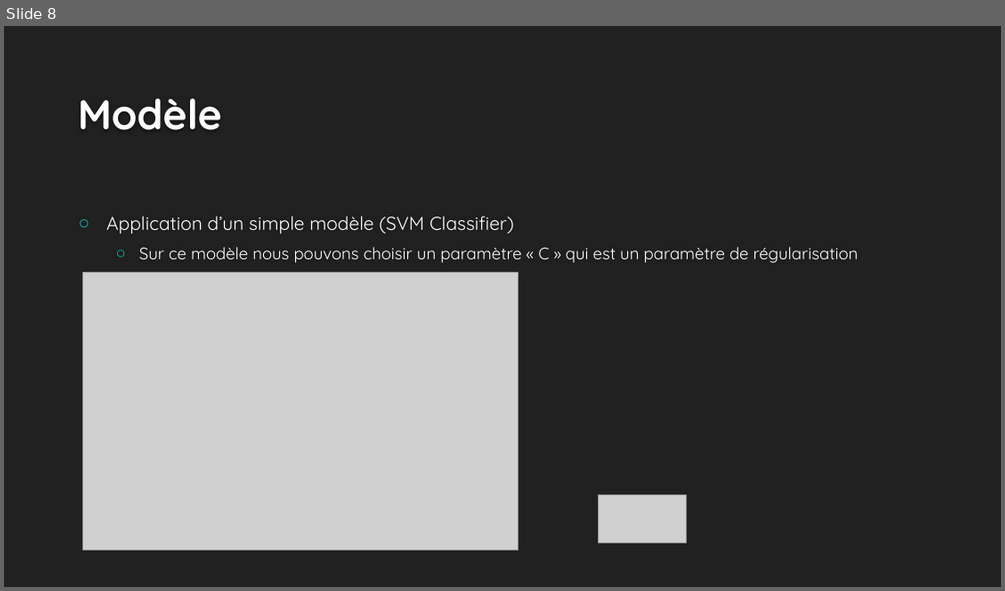
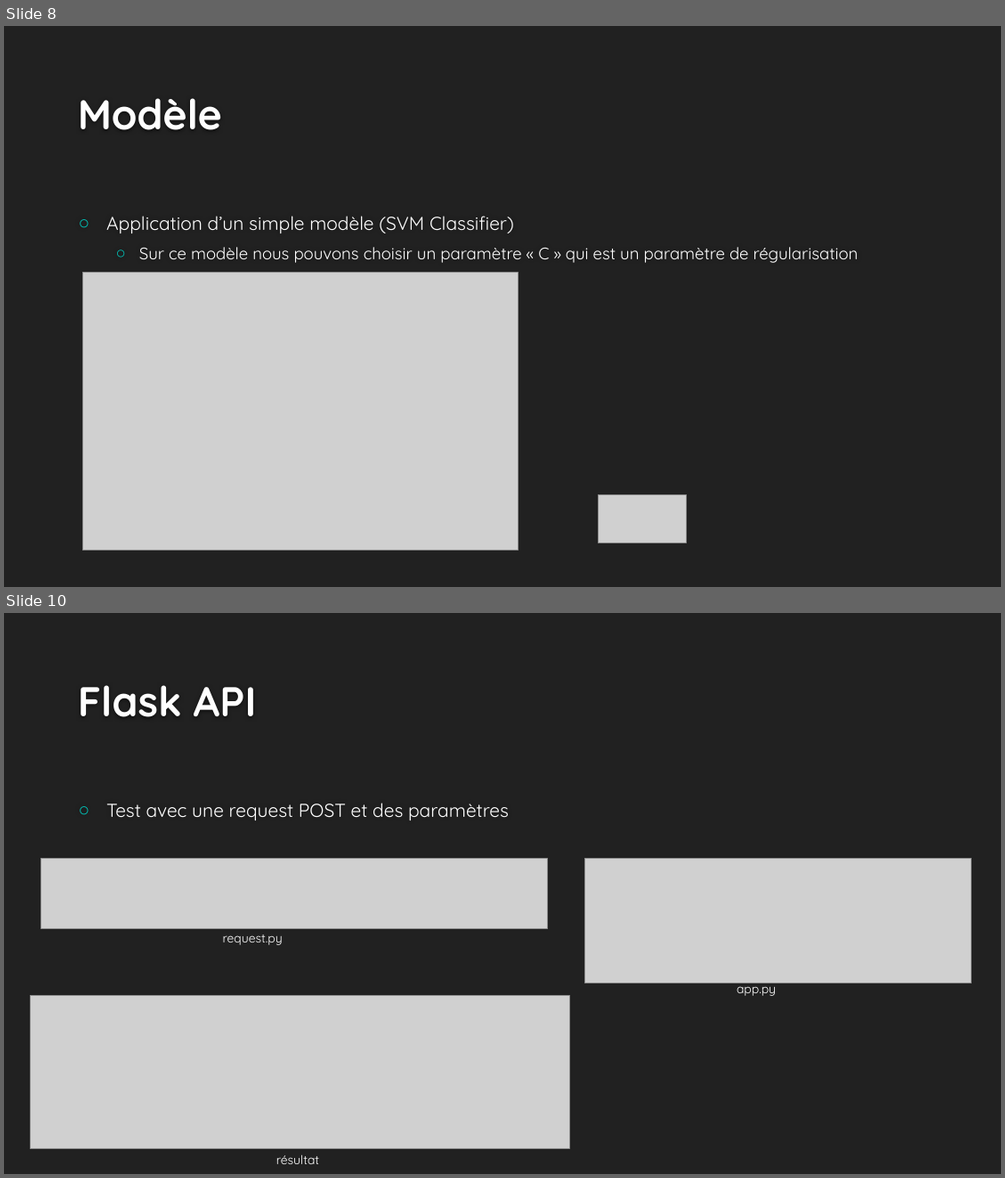
Before and after one commit to RaphaelHenin/ESILV_python_devoir2020, a slide deck: PowerPoint.pptm. Shown one above the other, each under a label of ours: slide 8 before the commit, slides 8 and 10 after it; the slides between them are not shown. The pictures are 1005x591 and 1005x1178 pixels, drawn with LibreOffice and Linux fonts; fonts in the diff are those of the drawing; grey boxes stand for pictures; background and template pictures are left out. Boxes give left, top, right and bottom in pixels: in the first picture for what was removed or moved away, otherwise in the second. Text is boxed around its words. In the diff, an @@ line names an element or a change of style, - is before the commit and + after.

```diff
--- a/PowerPoint.pptm
+++ b/PowerPoint.pptm
@@ slide 10 added at bbox=[4, 613, 1001, 1174], background #212121 @@
@@ title added at bbox=[78, 685, 257, 717], 40 pt, text #FEFEFE, bold @@
+Flask API
@@ text added at bbox=[106, 803, 509, 820], 18 pt, text #FFFFFF @@
+○ Test avec une request POST et des paramètres
@@ picture added at bbox=[41, 859, 549, 929] @@
@@ picture added at bbox=[585, 859, 971, 983] @@
@@ text added at bbox=[223, 934, 283, 945], 12 pt, text #FFFFFF @@
+request.py
@@ text added at bbox=[736, 981, 776, 996], 12 pt, text #FFFFFF @@
+app.py
@@ picture added at bbox=[30, 995, 569, 1149] @@
@@ text added at bbox=[276, 1154, 319, 1164], 12 pt, text #FFFFFF @@
+résultat
```
Also in this commit, not shown: 1 other slide added, 1 other file.
